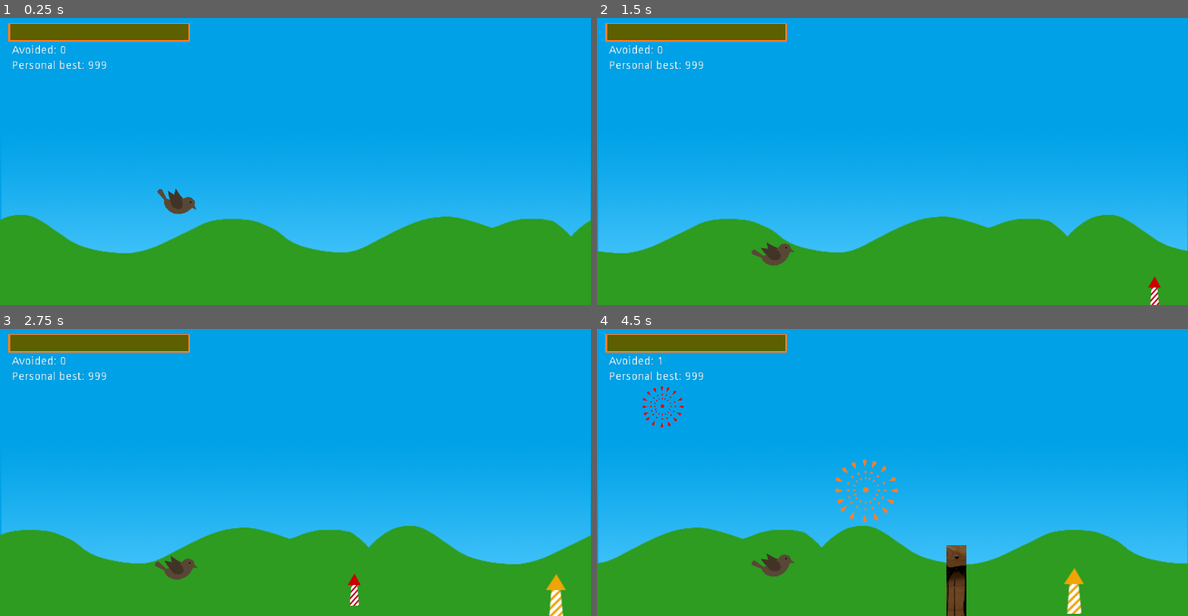
Above: before the commit, frames 1-4 (two rows, left to right).
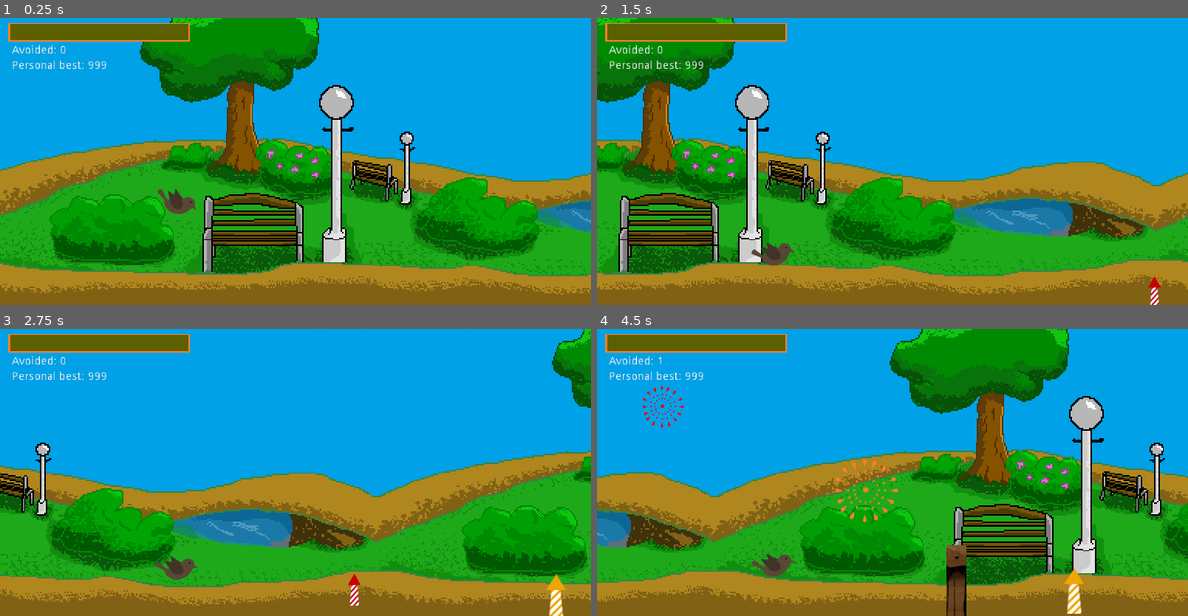
Above: after the commit, the same moments.

Repository: cuadrakev/Mint-Griffon-Game
Game: Godot game, scene res://scenes/Game.tscn
Two runs of this game, one before a commit and one after it. Both use one fixed random seed, a clock stepped at 60 frames per second and the inputs below.
Inputs (mouse positions are in pixels of both pictures, inside the frame that each line leads up to):
- Up to frame 1 (0.25 s): no input
- Up to frame 2 (1.5 s): move the mouse to (1022, 147) at 0.52 s; click (1022, 147) at 0.67 s; move the mouse to (774, 175) at 1.27 s; click (774, 175) at 1.42 s
- Up to frame 3 (2.75 s): move the mouse to (354, 409) at 2.02 s; click (354, 409) at 2.17 s
- Up to frame 4 (4.5 s): move the mouse to (862, 529) at 2.77 s; click (862, 529) at 2.92 s; move the mouse to (1069, 515) at 3.52 s; click (1069, 515) at 3.67 s; move the mouse to (715, 429) at 4.27 s; click (715, 429) at 4.42 s

The runs differ from the first frame. In frame 1, 55% of the frame differs, in the area x 0-100%, y 0-100%; in frame 2, 50%; in frame 3, 42%; in frame 4, 55%.

Commit message:
nicer BG

Diff:
--- a/scenes/Game.tscn
+++ b/scenes/Game.tscn
@@ -1,14 +1,12 @@
-[gd_scene load_steps=14 format=2]
+[gd_scene load_steps=12 format=2]
 
 [ext_resource path="res://scripts/SceneScript.gd" type="Script" id=1]
 [ext_resource path="res://objects/BirdPlayer.tscn" type="PackedScene" id=2]
 [ext_resource path="res://scripts/hitCount.gd" type="Script" id=3]
-[ext_resource path="res://sprites/background/bg1.png" type="Texture" id=4]
+[ext_resource path="res://sprites/background/parkPixel.png" type="Texture" id=4]
 [ext_resource path="res://objects/GameBackground.tscn" type="PackedScene" id=5]
-[ext_resource path="res://sprites/background/bg_seam2_1.png" type="Texture" id=6]
+[ext_resource path="res://sprites/background/parkPixel1-2.png" type="Texture" id=6]
 [ext_resource path="res://objects/DistanceSign.tscn" type="PackedScene" id=7]
-[ext_resource path="res://sprites/background/bg_seam.png" type="Texture" id=8]
-[ext_resource path="res://sprites/background/bgVer2.png" type="Texture" id=9]
 [ext_resource path="res://objects/Trashcan.tscn" type="PackedScene" id=10]
 [ext_resource path="res://scripts/Avoided.gd" type="Script" id=11]
 [ext_resource path="res://sprites/bar_outline.png" type="Texture" id=13]
@@ -62,8 +60,8 @@
 text = "Personal best: 999"
 
 [node name="BackgroundScroller" parent="." instance=ExtResource( 5 )]
-BackgroundTextures = [ ExtResource( 4 ), ExtResource( 9 ) ]
-BackgroundSeams = [ ExtResource( 8 ), ExtResource( 6 ) ]
+BackgroundTextures = [ ExtResource( 4 ), ExtResource( 4 ) ]
+BackgroundSeams = [ ExtResource( 6 ), ExtResource( 6 ) ]
 
 [node name="DistanceSign" parent="." instance=ExtResource( 7 )]
 position = Vector2( 14, 321 )
--- a/scripts/BackgroundScroller.gd
+++ b/scripts/BackgroundScroller.gd
@@ -4,7 +4,7 @@
 export(Array, Texture) var BackgroundTextures
 #seams are in order: 1->2, 2->3, ..., n->1
 export(Array, Texture) var BackgroundSeams
-export var switchAfter = 2
+export var switchAfter = 2.0
 
 var scrollSpeed = 200
 var textureWidth = 0
@@ -13,10 +13,16 @@
 var currentCycle = 0
 onready var BgNode = $Background
 onready var SeamNode = $Seam
+onready var screenSize = get_viewport().size
 
 func _ready():
 	assert(BackgroundTextures.size() >= 2)
 	assert(BackgroundSeams.size() == BackgroundTextures.size())
+
+	var texToScreen = BackgroundTextures[0].get_height() / 360.0
+	self.scale.x = 1.0 / texToScreen
+	self.scale.y = 1.0 / texToScreen
+
 	textureWidth = BackgroundTextures[0].get_width()
 	switchAfter *= textureWidth
 
Binary file added: sprites/background/parkPixel.png
Not shown, added: sprites/background/parkPixel.png.import
Binary file added: sprites/background/parkPixel1-2.png
Not shown, added: sprites/background/parkPixel1-2.png.import
